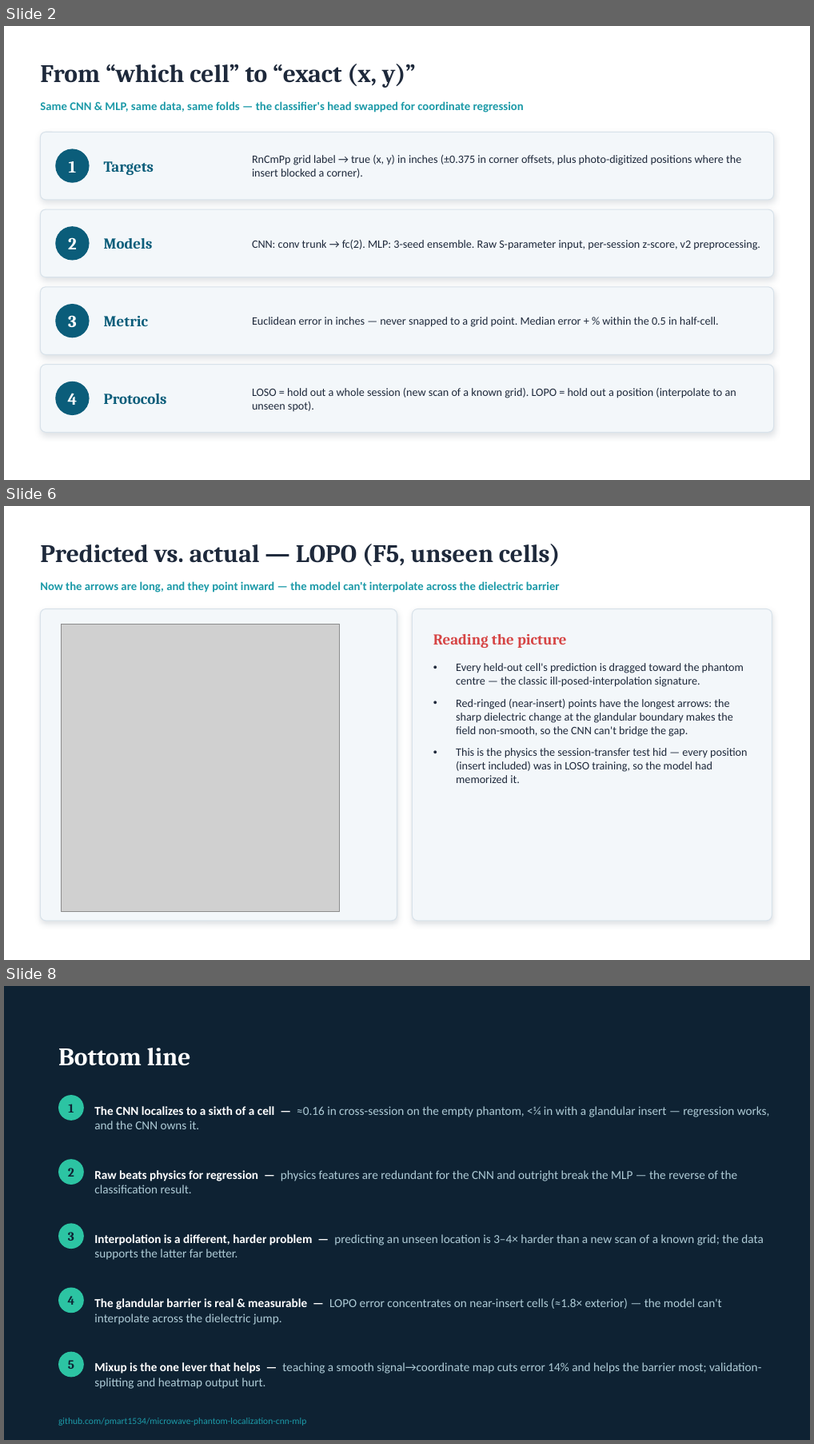
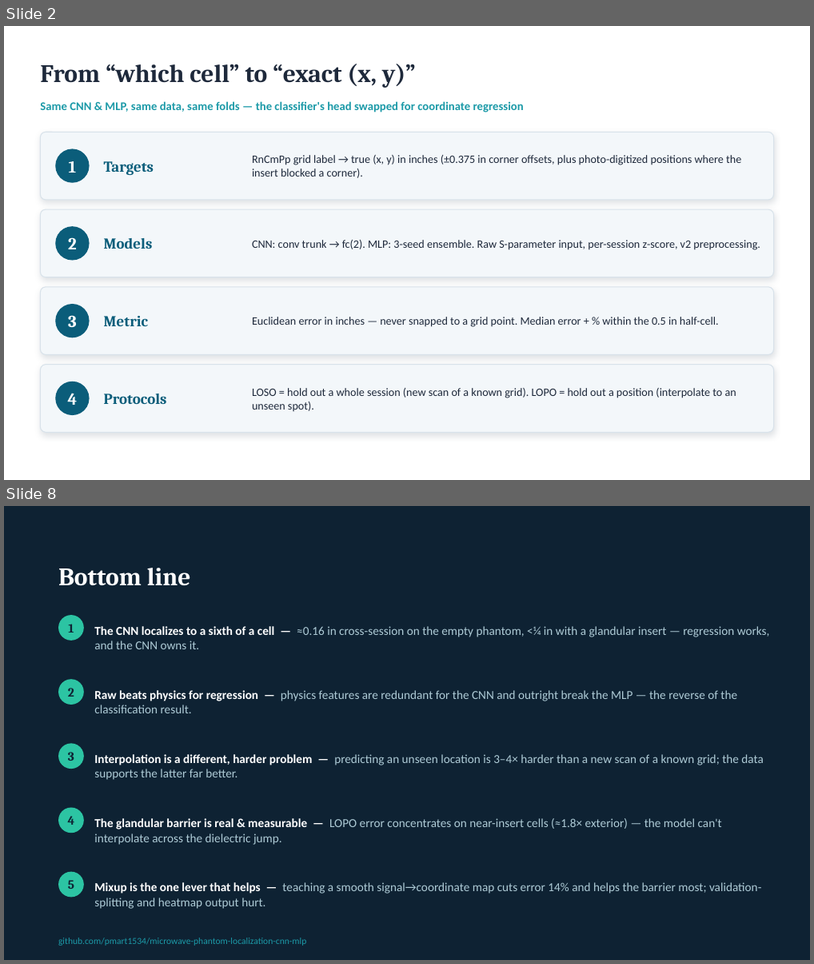
Before and after one commit to pmart1534/microwave-phantom-localization-cnn-mlp, a slide deck: regression_deck/Regression_Results.pptx. Shown one above the other, each under a label of ours: slides 2, 6 and 8 before the commit, slides 2 and 8 after it; the slides between them are not shown. The pictures are 814x1444 and 814x964 pixels, drawn with LibreOffice and Linux fonts; fonts in the diff are those of the drawing; grey boxes stand for pictures. Boxes give left, top, right and bottom in pixels: in the first picture for what was removed or moved away, otherwise in the second. Text is boxed around its words. In the diff, an @@ line names an element or a change of style, - is before the commit and + after.

```diff
--- a/regression_deck/Regression_Results.pptx
+++ b/regression_deck/Regression_Results.pptx
@@ slide 6 removed at <box>4,506,810,960</box>, background #FFFFFF @@
@@ text removed at <box>40,544,561,566</box> @@
-Predicted vs. actual — LOPO (F5, unseen cells)
@@ text removed at <box>40,581,560,592</box> @@
-Now the arrows are long, and they point inward — the model can't interpolate across the dielectric barrier
@@ rounded rectangle removed at <box>40,609,398,920</box> @@
@@ picture removed at <box>62,624,340,912</box> @@
@@ rounded rectangle removed at <box>412,609,772,920</box> @@
@@ text removed at <box>434,634,567,648</box> @@
-Reading the picture
@@ text removed at <box>456,663,747,783</box> @@
-• Every held-out cell's prediction is dragged toward the phantom centre — the classic ill-posed-interpolation signature.
-• Red-ringed (near-insert) points have the longest arrows: the sharp dielectric change at the glandular boundary makes the field non-smooth, so the CNN can't bridge the gap.
-• This is the physics the session-transfer test hid — every position (insert included) was in LOSO training, so the model had memorized it.
```
Also in this commit, not shown: 2 slides added, 1 other slide removed, 15 other files.
